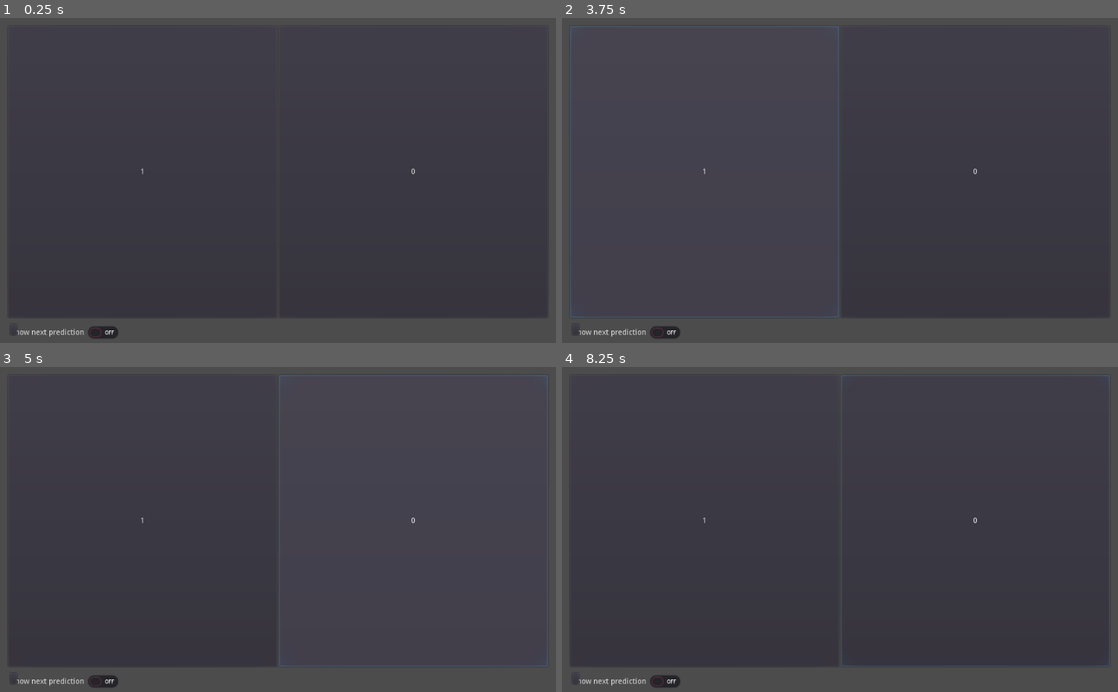
Above: before the commit, frames 1-4 (two rows, left to right).
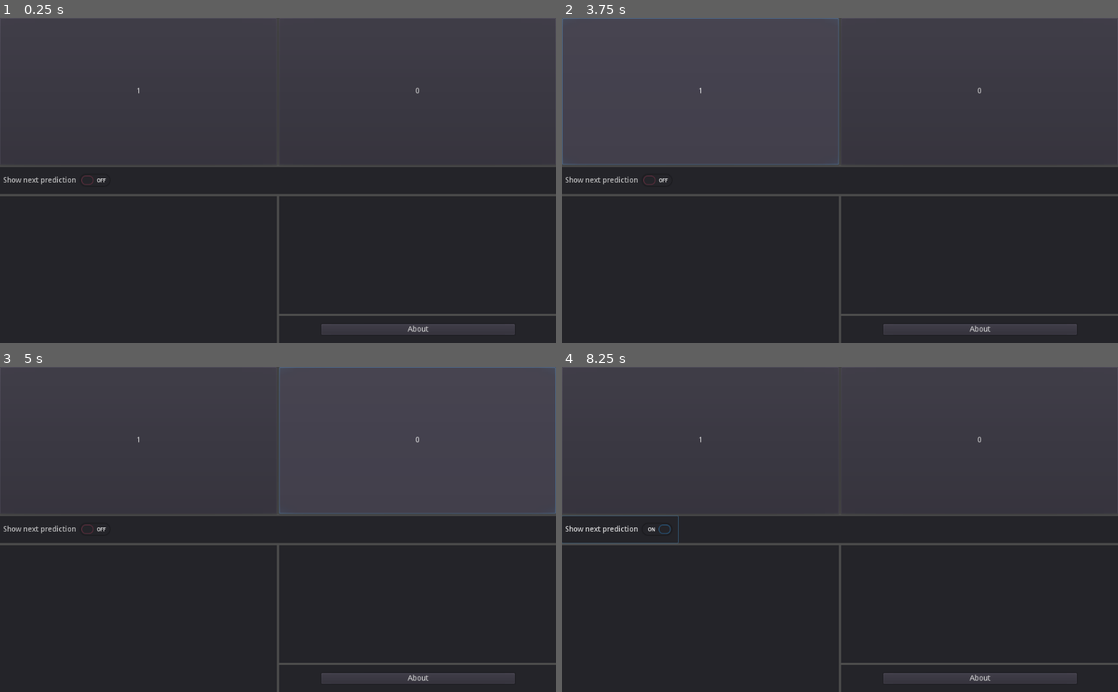
Above: after the commit, the same moments.

Repository: Winsalot/HumanRandomnessTest
Game: Godot game, scene res://Main.tscn
The game is run twice, just before and just after one commit, with the same random seed, the same clock (stepped at 60 frames per second) and the same inputs.
Inputs (mouse positions are in pixels of both pictures, inside the frame that each line leads up to):
- Up to frame 1 (0.25 s): no input
- Up to frame 2 (3.75 s): click (573, 330) at 0.52 s; click (979, 330) at 1.25 s, where only the run after the commit has a clickable "About"; click "Show next prediction" at 2 s; click "Show next prediction" at 2.75 s; click "1" at 3.5 s
- Up to frame 3 (5 s): click "0" at 4.25 s
- Up to frame 4 (8.25 s): click "1" at 5 s; click "0" at 5.75 s; click "1" at 6.5 s; click "0" at 7.25 s; click "Show next prediction" at 8 s

The runs differ from the first frame. In frame 1, 19% of the frame differs, in the area x 0-100%, y 21-100%; in frame 2, 36%, in the area x 0-100%, y 0-100%; in frame 3, 36%; in frame 4, 20%.

Commit message:
margins and shit are done <3

Diff:
--- a/Main.tscn
+++ b/Main.tscn
@@ -2,17 +2,17 @@
 
 [ext_resource path="res://Main.gd" type="Script" id=1]
 
+[sub_resource type="InputEventAction" id=1]
+action = "select_1"
+
+[sub_resource type="ShortCut" id=2]
+shortcut = SubResource( 1 )
+
 [sub_resource type="InputEventAction" id=3]
-action = "select_1"
+action = "select_0"
 
 [sub_resource type="ShortCut" id=4]
 shortcut = SubResource( 3 )
-
-[sub_resource type="InputEventAction" id=1]
-action = "select_0"
-
-[sub_resource type="ShortCut" id=2]
-shortcut = SubResource( 1 )
 
 [node name="Main" type="Control"]
 anchor_right = 1.0
@@ -26,60 +26,56 @@
 [node name="MarginContainer" type="MarginContainer" parent="."]
 anchor_right = 1.0
 anchor_bottom = 1.0
-margin_left = 15.0
-margin_top = 15.0
-margin_right = -15.0
-margin_bottom = -15.0
 __meta__ = {
 "_edit_use_anchors_": false
 }
 
 [node name="Everything" type="VBoxContainer" parent="MarginContainer"]
-margin_right = 994.0
-margin_bottom = 570.0
+margin_right = 1024.0
+margin_bottom = 600.0
 
 [node name="ButtonBox" type="HBoxContainer" parent="MarginContainer/Everything"]
-margin_right = 994.0
-margin_bottom = 538.0
+margin_right = 1024.0
+margin_bottom = 271.0
 size_flags_horizontal = 3
 size_flags_vertical = 3
 
 [node name="Button_B" type="Button" parent="MarginContainer/Everything/ButtonBox"]
-margin_right = 495.0
-margin_bottom = 538.0
+margin_right = 510.0
+margin_bottom = 271.0
 size_flags_horizontal = 3
 size_flags_vertical = 3
-shortcut = SubResource( 4 )
+shortcut = SubResource( 2 )
 text = "1"
 __meta__ = {
 "_edit_use_anchors_": false
 }
 
 [node name="Button_A" type="Button" parent="MarginContainer/Everything/ButtonBox"]
-margin_left = 499.0
-margin_right = 994.0
-margin_bottom = 538.0
+margin_left = 514.0
+margin_right = 1024.0
+margin_bottom = 271.0
 size_flags_horizontal = 3
 size_flags_vertical = 3
-shortcut = SubResource( 2 )
+shortcut = SubResource( 4 )
 text = "0"
 
 [node name="Predictions" type="Panel" parent="MarginContainer/Everything"]
-margin_top = 542.0
-margin_right = 994.0
-margin_bottom = 542.0
+margin_top = 275.0
+margin_right = 1024.0
+margin_bottom = 325.0
+rect_min_size = Vector2( 0, 50 )
 
 [node name="HBoxPred" type="HBoxContainer" parent="MarginContainer/Everything/Predictions"]
-margin_top = 4.0
-margin_right = 994.0
-margin_bottom = 44.0
+anchor_right = 1.0
+anchor_bottom = 1.0
 __meta__ = {
 "_edit_use_anchors_": false
 }
 
 [node name="CheckButton" type="CheckButton" parent="MarginContainer/Everything/Predictions/HBoxPred"]
 margin_right = 214.0
-margin_bottom = 40.0
+margin_bottom = 50.0
 text = "Show next prediction"
 __meta__ = {
 "_edit_use_anchors_": false
@@ -87,38 +83,59 @@
 
 [node name="NextPredLab" type="Label" parent="MarginContainer/Everything/Predictions/HBoxPred"]
 margin_left = 218.0
-margin_top = 13.0
+margin_top = 18.0
 margin_right = 218.0
-margin_bottom = 27.0
+margin_bottom = 32.0
 
 [node name="OtherInfo" type="HBoxContainer" parent="MarginContainer/Everything"]
-margin_top = 546.0
-margin_right = 994.0
-margin_bottom = 570.0
+margin_top = 329.0
+margin_right = 1024.0
+margin_bottom = 600.0
+size_flags_horizontal = 3
+size_flags_vertical = 3
 __meta__ = {
 "_edit_use_anchors_": false
 }
 
 [node name="History" type="Panel" parent="MarginContainer/Everything/OtherInfo"]
-margin_bottom = 24.0
+margin_right = 510.0
+margin_bottom = 271.0
+size_flags_horizontal = 3
 
 [node name="StatsAbout" type="VBoxContainer" parent="MarginContainer/Everything/OtherInfo"]
-margin_left = 4.0
-margin_right = 16.0
-margin_bottom = 24.0
+margin_left = 514.0
+margin_right = 1024.0
+margin_bottom = 271.0
+size_flags_horizontal = 3
 
 [node name="Stats" type="Panel" parent="MarginContainer/Everything/OtherInfo/StatsAbout"]
-margin_right = 12.0
+margin_right = 510.0
+margin_bottom = 217.0
+size_flags_vertical = 3
 
-[node name="About" type="Button" parent="MarginContainer/Everything/OtherInfo/StatsAbout"]
-margin_top = 4.0
-margin_right = 12.0
-margin_bottom = 24.0
+[node name="AboutPanel" type="Panel" parent="MarginContainer/Everything/OtherInfo/StatsAbout"]
+margin_top = 221.0
+margin_right = 510.0
+margin_bottom = 271.0
+rect_min_size = Vector2( 0, 50 )
+
+[node name="AboutButton" type="Button" parent="MarginContainer/Everything/OtherInfo/StatsAbout/AboutPanel"]
+anchor_left = 0.25
+anchor_top = 0.5
+anchor_right = 0.85
+anchor_bottom = 0.5
+margin_left = -50.0
+margin_top = -10.0
+margin_bottom = 10.0
+text = "About"
+__meta__ = {
+"_edit_use_anchors_": false
+}
 
 [node name="HBoxContainer" type="HBoxContainer" parent="MarginContainer"]
 visible = false
-margin_right = 994.0
-margin_bottom = 570.0
+margin_right = 1024.0
+margin_bottom = 600.0
 __meta__ = {
 "_edit_use_anchors_": false
 }
